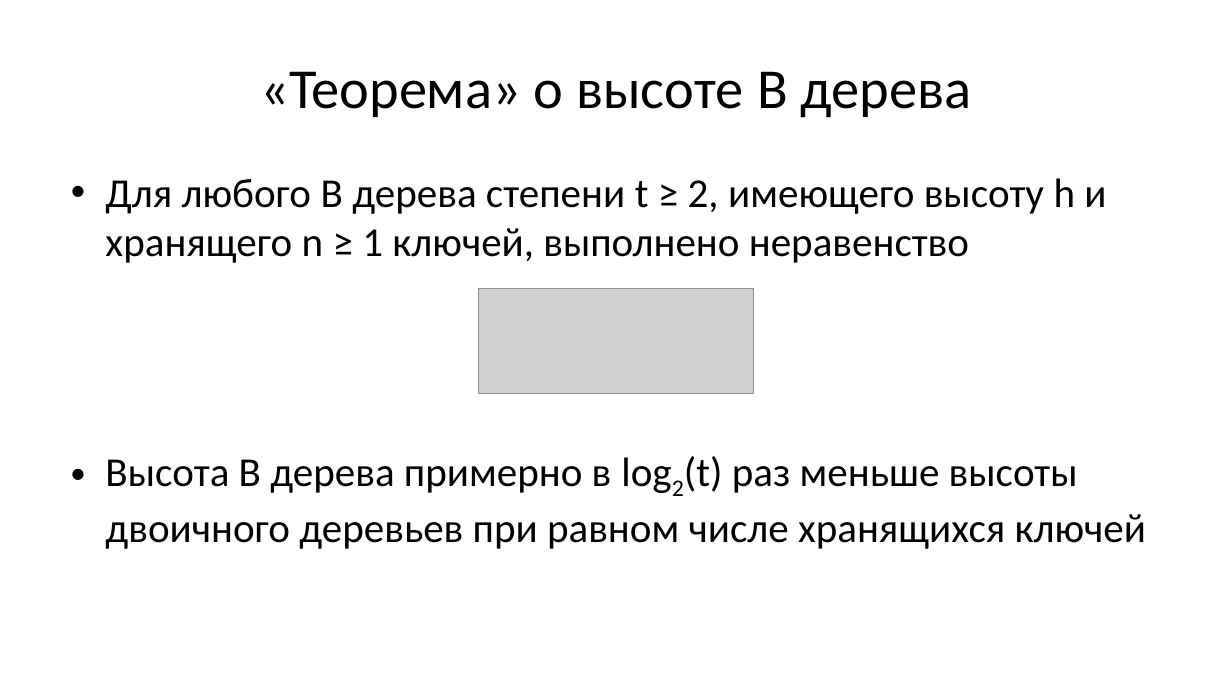
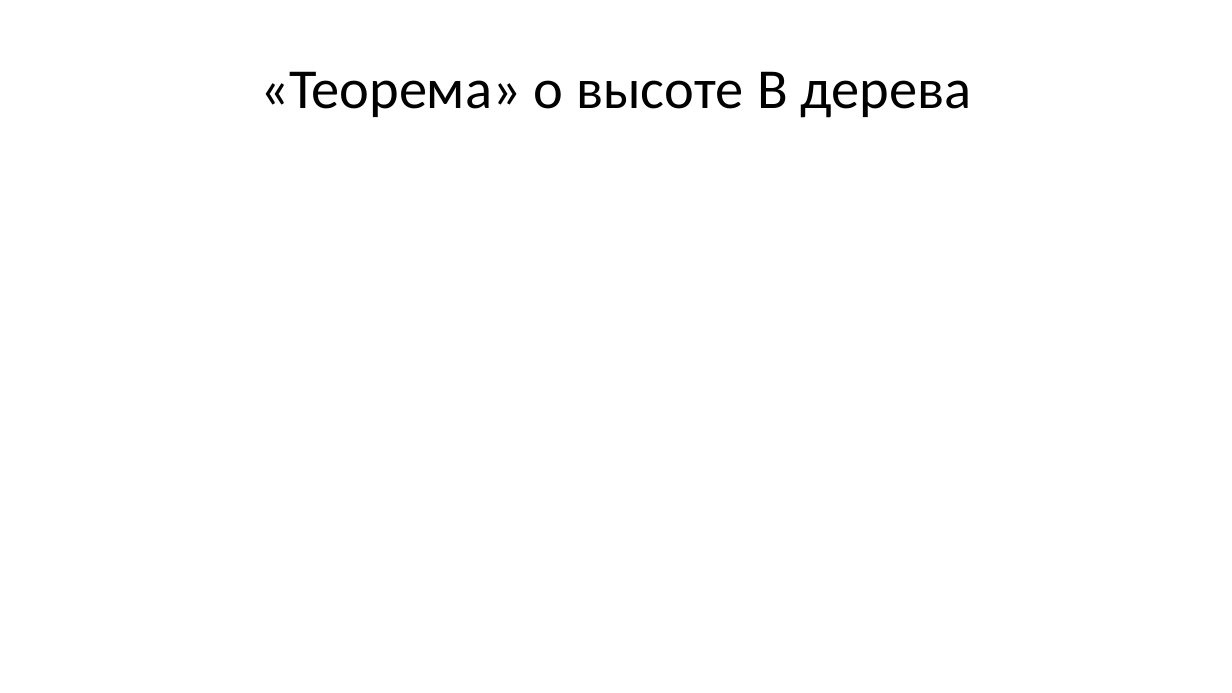
Before and after one commit to Evgueni-Petrov-aka-espetrov/Algorithms-and-Programming-in-C-pptx, a slide deck: slide 19 of 19 Б и КЧ деревья.pptx (slide 6 before the commit). Drawn at 1232x693 pixels with LibreOffice and Linux fonts; fonts in the diff are those of the drawing; grey boxes stand for pictures. Boxes give left, top, right and bottom in pixels: in the first picture for what was removed or moved away, otherwise in the second. Text is boxed around its words. In the diff, an @@ line names an element or a change of style, - is before the commit and + after.

```diff
--- a/19 Б и КЧ деревья.pptx
+++ b/19 Б и КЧ деревья.pptx
@@ text removed at [105,178,1146,549] @@
-• Для любого B дерева степени t ≥ 2, имеющего высоту h и хранящего n ≥ 1 ключей, выполнено неравенство
-• Высота В дерева примерно в log2(t) раз меньше высоты двоичного деревьев при равном числе хранящихся ключей
@@ picture removed at [479,288,753,394] @@
```
Also in this commit, not shown: 12 other slides changed, 105 slides added, 1 slide removed.
